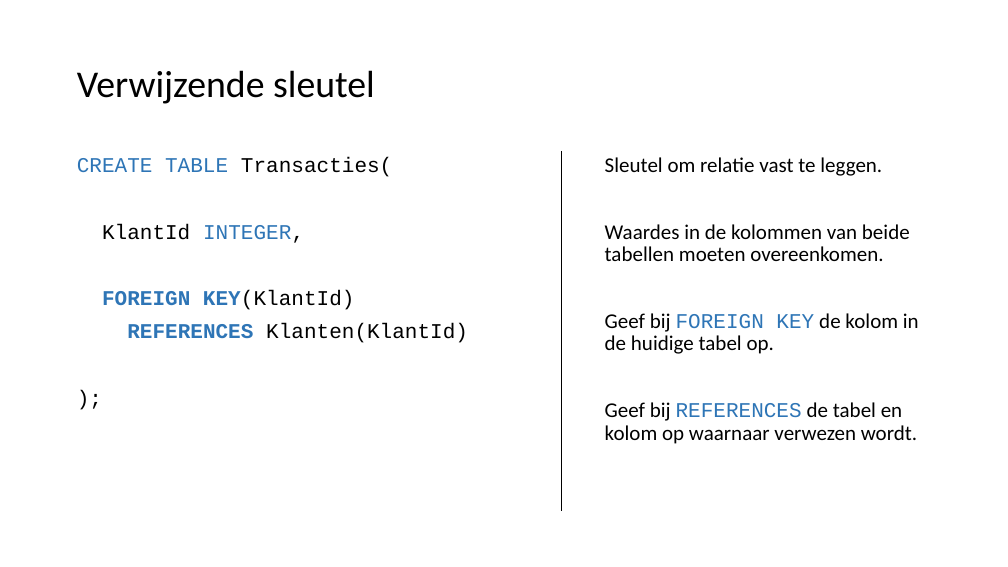
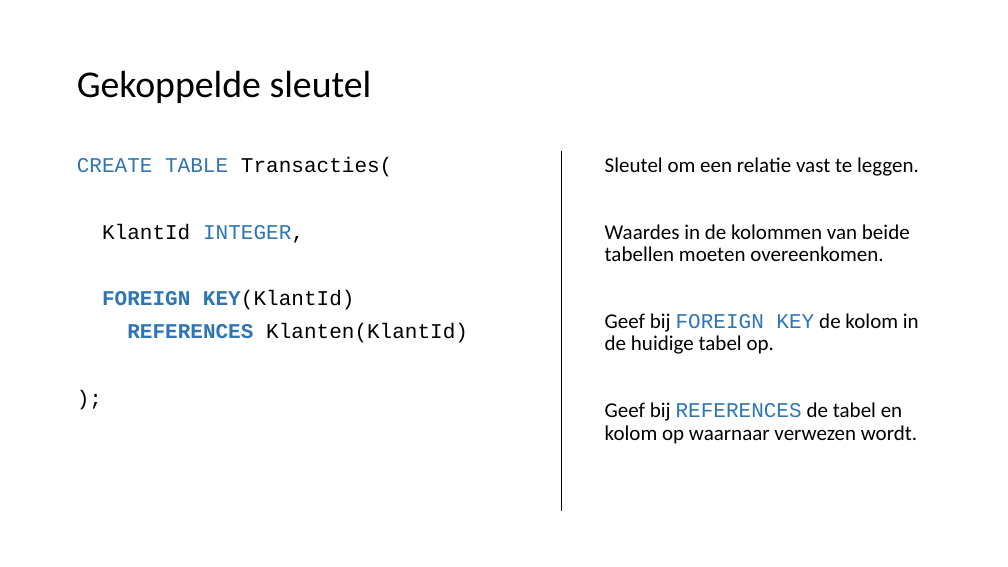
Before and after one commit to LFKoning/knowledge-sharing, a slide deck: slide 33 of sql_course_2p/2_database_design/2_database_design.pptx. Drawn at 1008x567 pixels with LibreOffice and Linux fonts; fonts in the diff are those of the drawing. Boxes give left, top, right and bottom in pixels: in the first picture for what was removed or moved away, otherwise in the second. Text is boxed around its words. In the diff, an @@ line names an element or a change of style, - is before the commit and + after.

```diff
--- a/sql_course_2p/2_database_design/2_database_design.pptx
+++ b/sql_course_2p/2_database_design/2_database_design.pptx
@@ title at (77,70,372,103): text changed @@
-Verwijzende sleutel
+Gekoppelde sleutel
@@ text at (605,157,919,176): text changed @@
-Sleutel om relatie vast te leggen.
+Sleutel om een relatie vast te leggen.
```
Also in this commit, not shown: 17 other slides changed, 5 other files.
